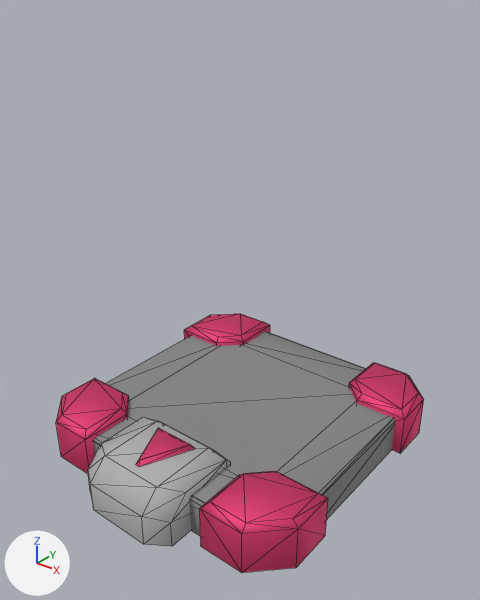
An edit to the glTF model assets/RedPeiceBasePlate.glb, drawn before and after from the same camera.
Both versions are drawn from a 50 mm lens placed at (1.065, -1.342, 1.289), pointed at (0.018, -0.034, 0.478). The axes (+X, +Y, +Z) are drawn at lower left. The lights are the same throughout. The first picture is the older version. Mesh edges are drawn as thin lines.

Names of what the first picture shows: 'Peice Base LOW'.
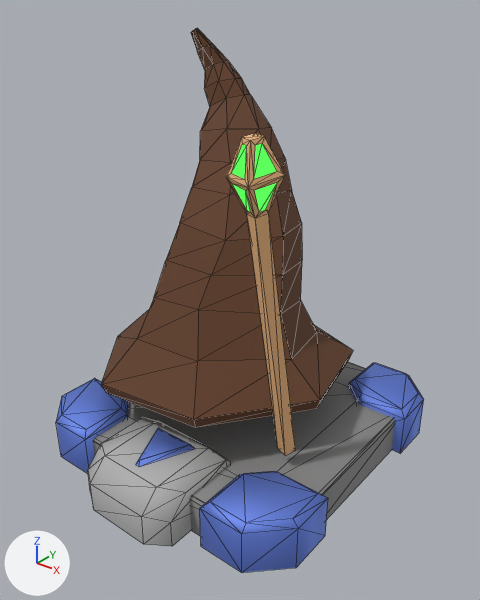
Location of each change, [x1, y1, x2, y2] in pixels of the pictures (480 x 600 px):
'Peice Base LOW', recoloured: [56, 362, 424, 573] in both
'Piece - Wizard', added: after [101, 28, 353, 455]
    faces in mat_wizard_hat (brown #5f3c25): [101, 28, 353, 428]
    faces in mat_wizard_staff (beige #e7b37e): [226, 133, 296, 455]
    faces in mat_wizard_gem (black #000000, glowing green #5dff5c): [231, 143, 278, 212]

Patch to the scene script:
```diff
--- a/assets/RedPeiceBasePlate.glb.py
+++ b/assets/RedPeiceBasePlate.glb.py
@@ mat_peiceteamcolor @@
 mat_peiceteamcolor = principled_material('PeiceTeamColor')
-mat_peiceteamcolor.base_color = (0.805, 0.083, 0.234)  # pink #e85185
+mat_peiceteamcolor.base_color = (0.202, 0.31, 0.808)  # blue #7c97e8
 mat_peiceteamcolor.metallic = 1.0
@@ mat_wizard_hat @@
+mat_wizard_hat = principled_material('Wizard Hat')
+mat_wizard_hat.base_color = (0.115, 0.0451, 0.0189)  # brown #5f3c25
+mat_wizard_hat.roughness = 0.9
@@ mat_wizard_gem @@
+mat_wizard_gem = principled_material('Wizard Gem')
+mat_wizard_gem.base_color = (0.0, 0.0, 0.0)  # black #000000
+mat_wizard_gem.metallic = 1.0
+mat_wizard_gem.roughness = 1.0
+mat_wizard_gem.emission_color = (0.109, 1.0, 0.106)  # green #5dff5c
+mat_wizard_gem.emission_strength = 1.0
@@ mat_wizard_staff @@
+mat_wizard_staff = principled_material('Wizard Staff')
+mat_wizard_staff.base_color = (0.8, 0.45, 0.21)  # beige #e7b37e
+mat_wizard_staff.roughness = 0.85
@@ me_circle @@
+me_circle.from_pydata(...)  # 146 vertices, 279 faces; spans x -0.52..0.308, y -0.345..0.473, z 0.157..1.141
+# faces by material slot: [187, 76, 16]
+me_circle.materials.append(mat_wizard_hat)  # brown #5f3c25
+me_circle.materials.append(mat_wizard_staff)  # beige #e7b37e
+me_circle.materials.append(mat_wizard_gem)  # black #000000, glowing green #5dff5c
@@ ob_piece___wizard @@
+ob_piece___wizard = bpy.data.objects.new('Piece - Wizard', me_circle)
+ob_piece___wizard.location = (0.0, 0.0, 0.0)
```
